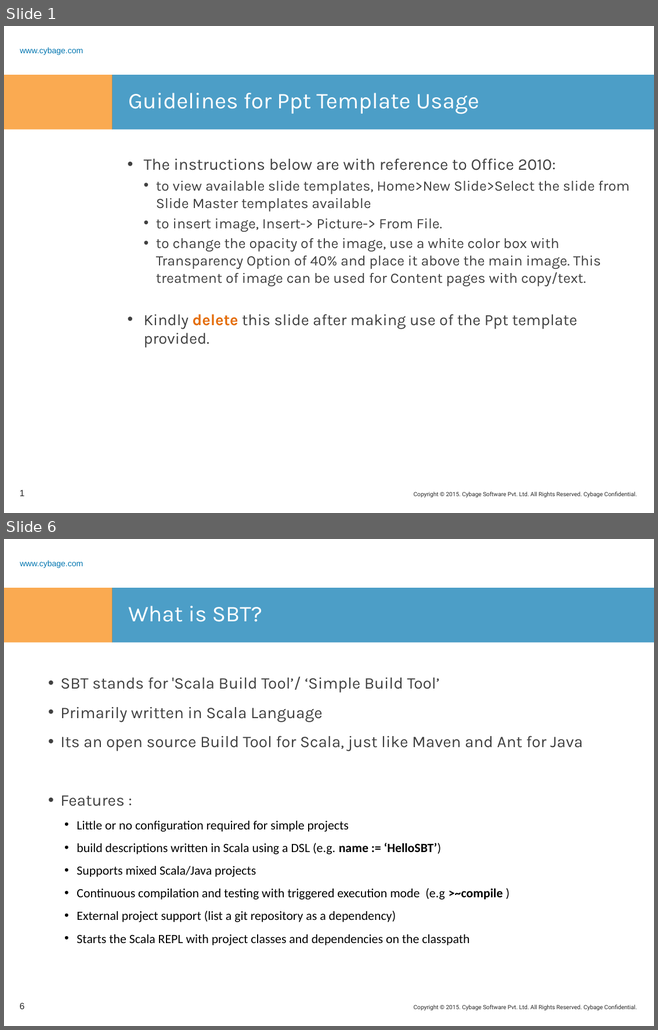
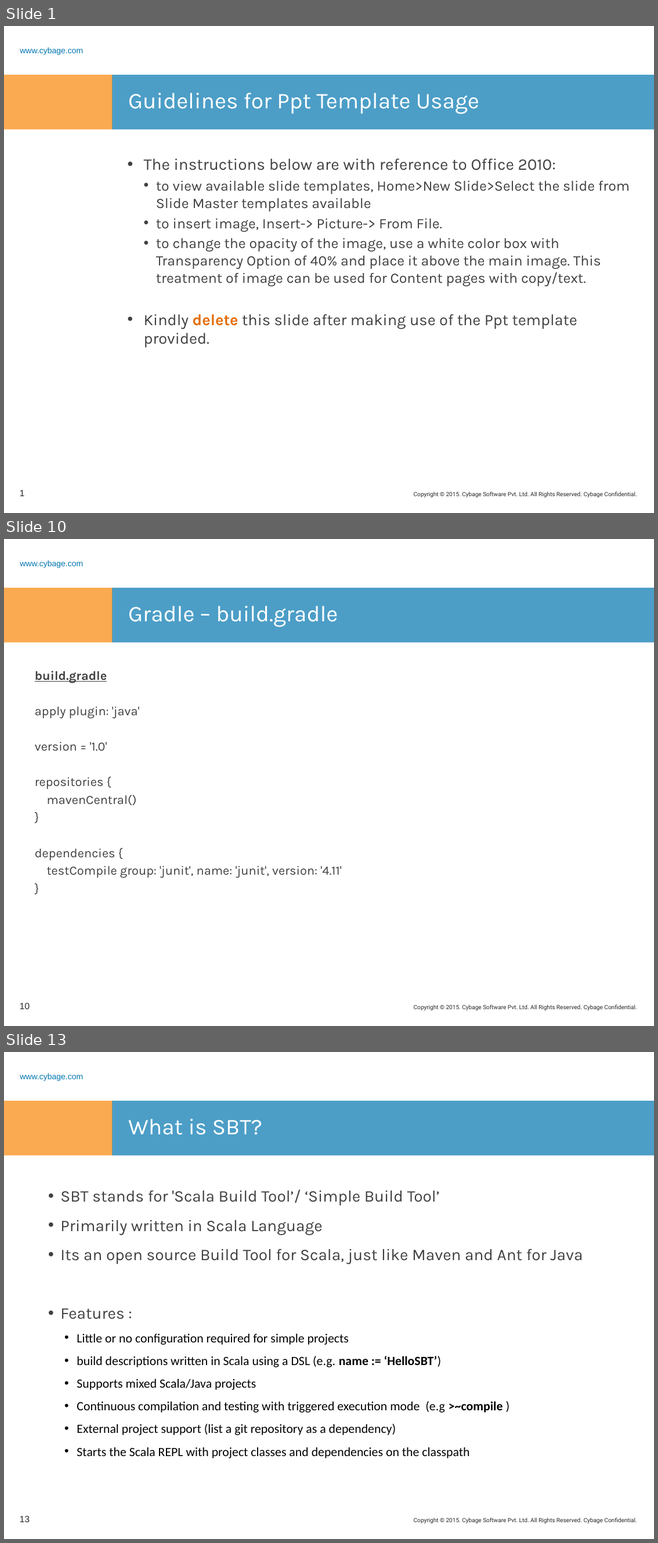
Before and after one commit to rashmitk/Documentation, a slide deck: SBT/SBT.pptx. Shown one above the other, each under a label of ours: slides 1 and 6 before the commit, slides 1, 10 and 13 after it; the slides between them are not shown. The pictures are 658x1030 and 658x1543 pixels, drawn with LibreOffice and Linux fonts; fonts in the diff are those of the drawing; background and template pictures are left out. Boxes give left, top, right and bottom in pixels: in the first picture for what was removed or moved away, otherwise in the second. Text is boxed around its words. In the diff, an @@ line names an element or a change of style, - is before the commit and + after.

Commit message:
Added Build evolution and history details

```diff
--- a/SBT/SBT.pptx
+++ b/SBT/SBT.pptx
@@ slide 10 added at (x1=4, y1=539, x2=654, y2=1026), background #FFFFFF; not listed: 4 template elements that a slide beside it also shows @@
@@ title added at (x1=128, y1=606, x2=338, y2=627), 25 pt, text #FFFFFF @@
+Gradle – build.gradle
@@ text added at (x1=35, y1=671, x2=341, y2=878), 14 pt, text #404040 @@
+build.gradle
+apply plugin: 'java'
+version = '1.0'
+repositories {
+mavenCentral()
+}
+dependencies {
+testCompile group: 'junit', name: 'junit', version: '4.11'
+}
@@ text added at (x1=26, y1=709, x2=164, y2=719), 20 pt, text #FFFFFF @@
+Place image here
@@ page number added at (x1=20, y1=1003, x2=30, y2=1009), 10 pt, text #262626 @@
+10
@@ what was slide 6 is now slide 13 @@
@@ page number at (x1=20, y1=1516, x2=30, y2=1522): text changed @@
-6
+13
```
Also in this commit, not shown: 4 slides changed, 6 other slides added.
